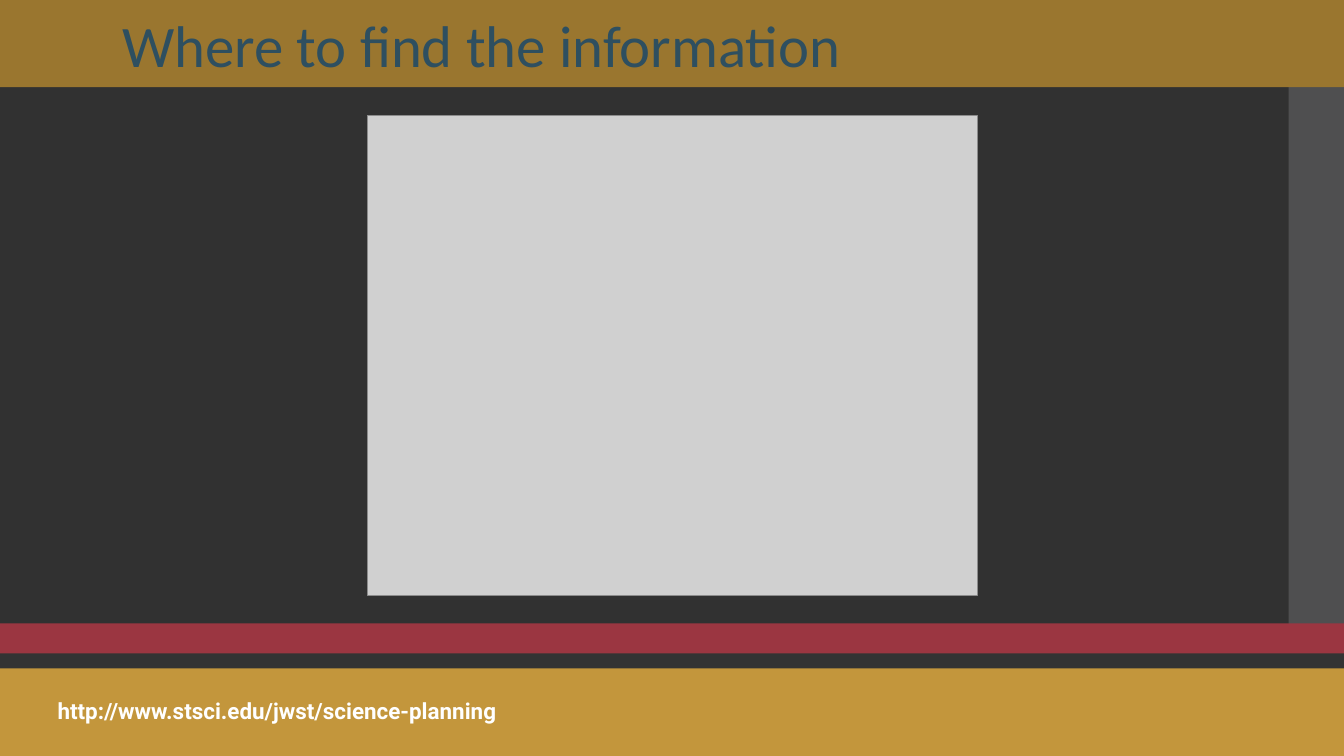
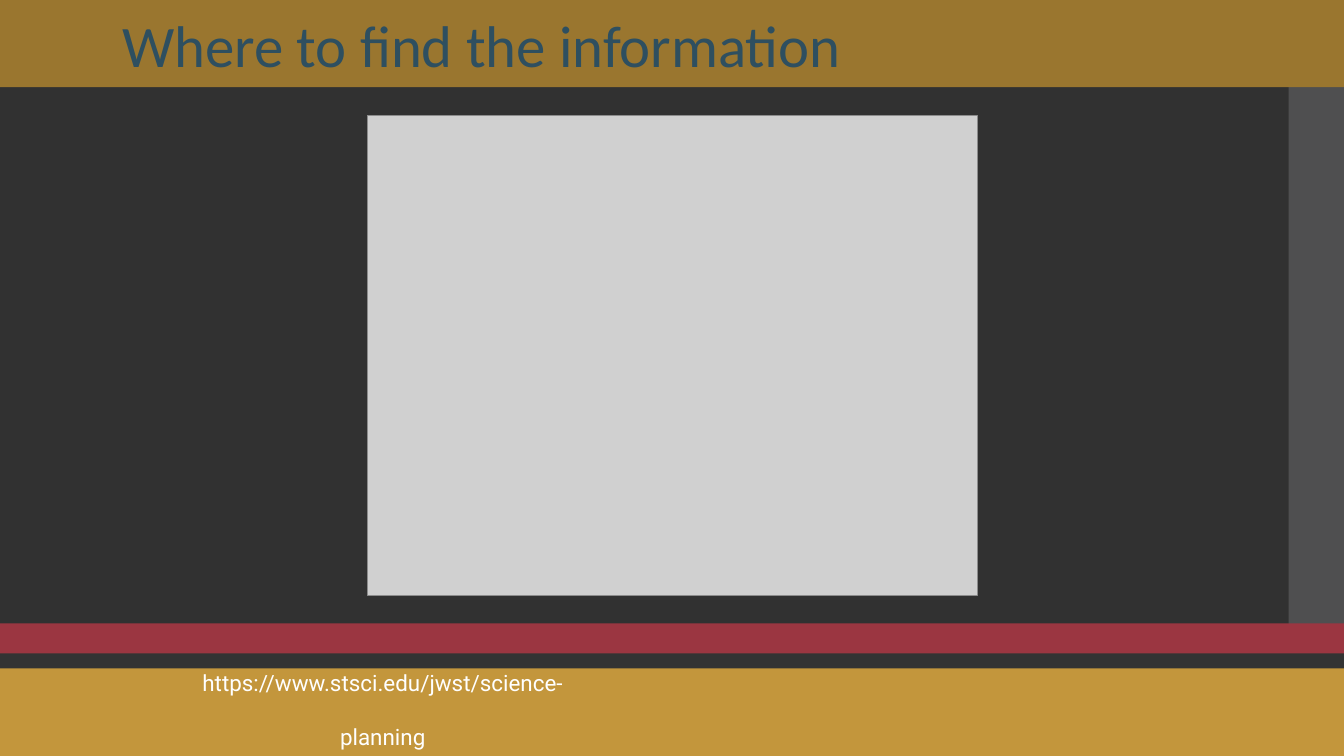
Before and after one commit to themiyan/jwst_masterclass_melbourne_2022, a slide deck: slide 4 of Presentations_Main/03_JWST_Cycle2_Proposals.pptx. Drawn at 1344x756 pixels with LibreOffice and Linux fonts; fonts in the diff are those of the drawing; grey boxes stand for pictures; background and template pictures are left out; a plain dark background stands for a picture behind light text. Boxes give left, top, right and bottom in pixels: in the first picture for what was removed or moved away, otherwise in the second. Text is boxed around its words. In the diff, an @@ line names an element or a change of style, - is before the commit and + after.

```diff
--- a/Presentations_Main/03_JWST_Cycle2_Proposals.pptx
+++ b/Presentations_Main/03_JWST_Cycle2_Proposals.pptx
@@ text at [202, 674, 562, 750]: text changed; bold off @@
-http://www.stsci.edu/jwst/science-planning
+https://www.stsci.edu/jwst/science-planning
```
Also in this commit, not shown: 11 other slides changed, 1 slide added.
